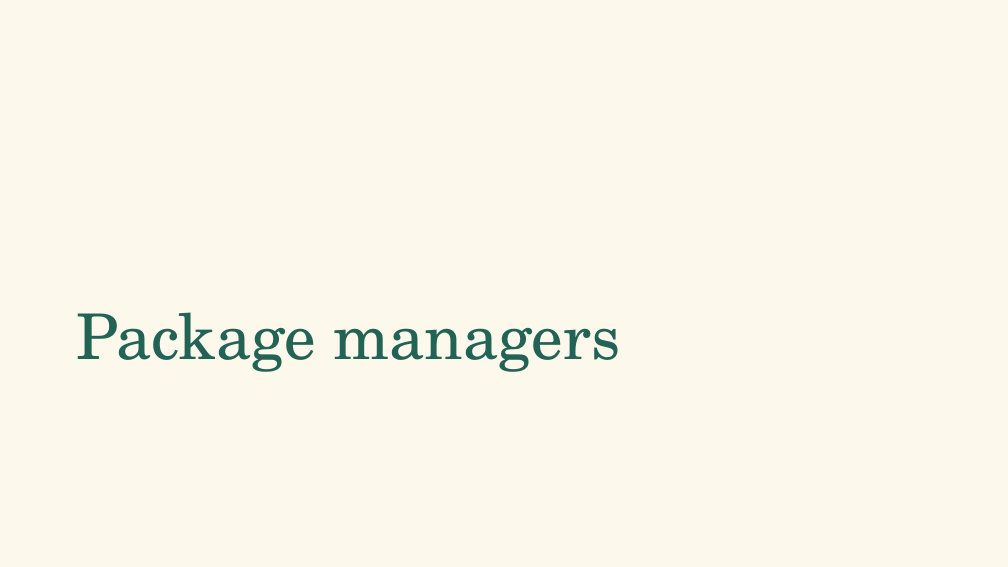
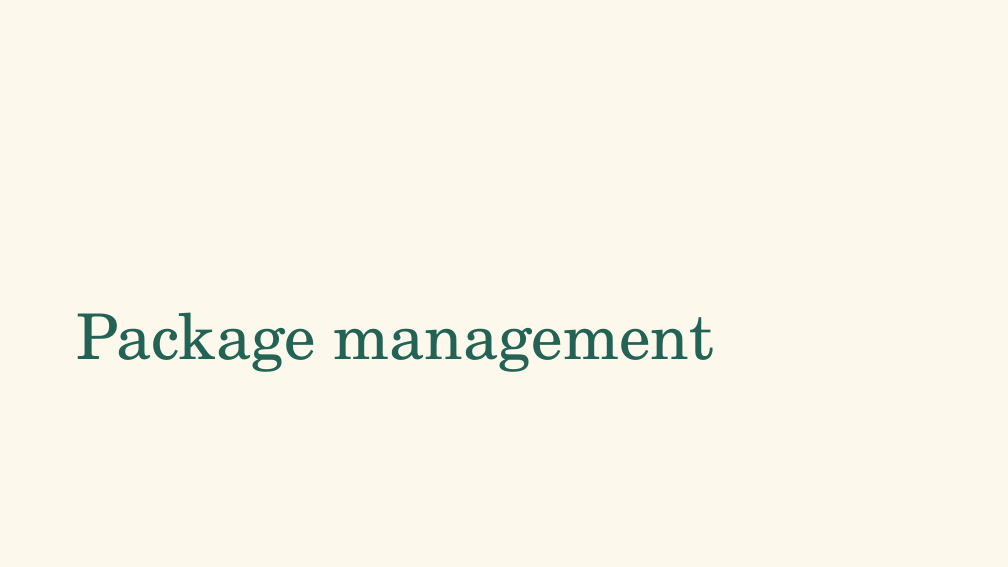
Before and after one commit to falconair/ProgrammingForAnalytics, a slide deck: slide 6 of lectures/080_env_pkg_management/Python environment and package management.pptx. Drawn at 1008x567 pixels with LibreOffice and Linux fonts; fonts in the diff are those of the drawing. Boxes give left, top, right and bottom in pixels: in the first picture for what was removed or moved away, otherwise in the second. Text is boxed around its words. In the diff, an @@ line names an element or a change of style, - is before the commit and + after.

```diff
--- a/lectures/080_env_pkg_management/Python environment and package management.pptx
+++ b/lectures/080_env_pkg_management/Python environment and package management.pptx
@@ title at bbox=[76, 312, 714, 372]: text changed @@
-Package managers
+Package management
```
Also in this commit, not shown: 4 other slides changed, 30 slides added.
